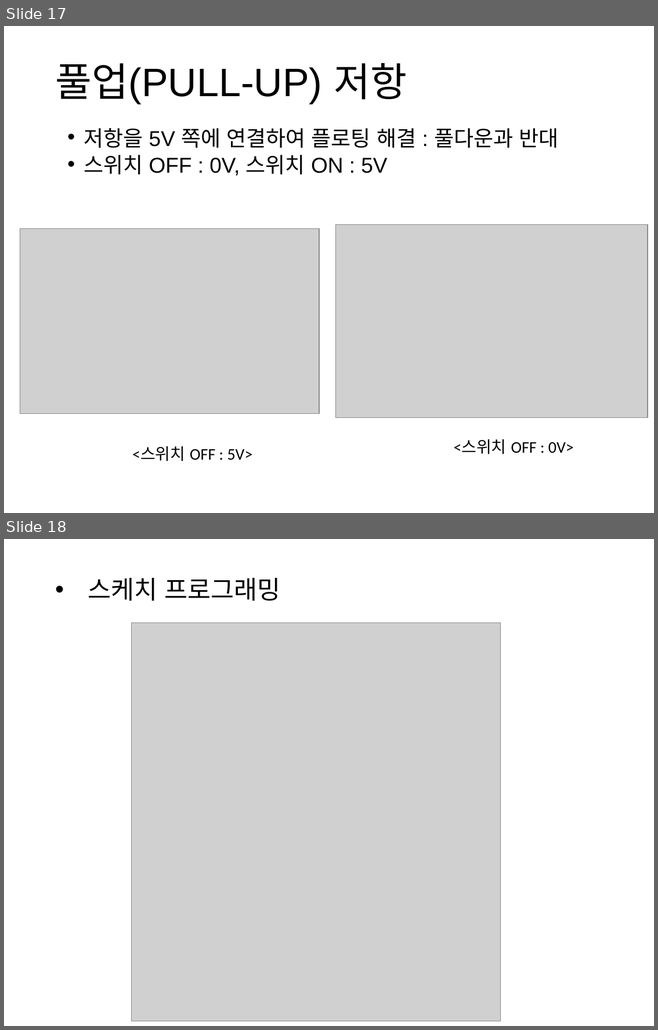
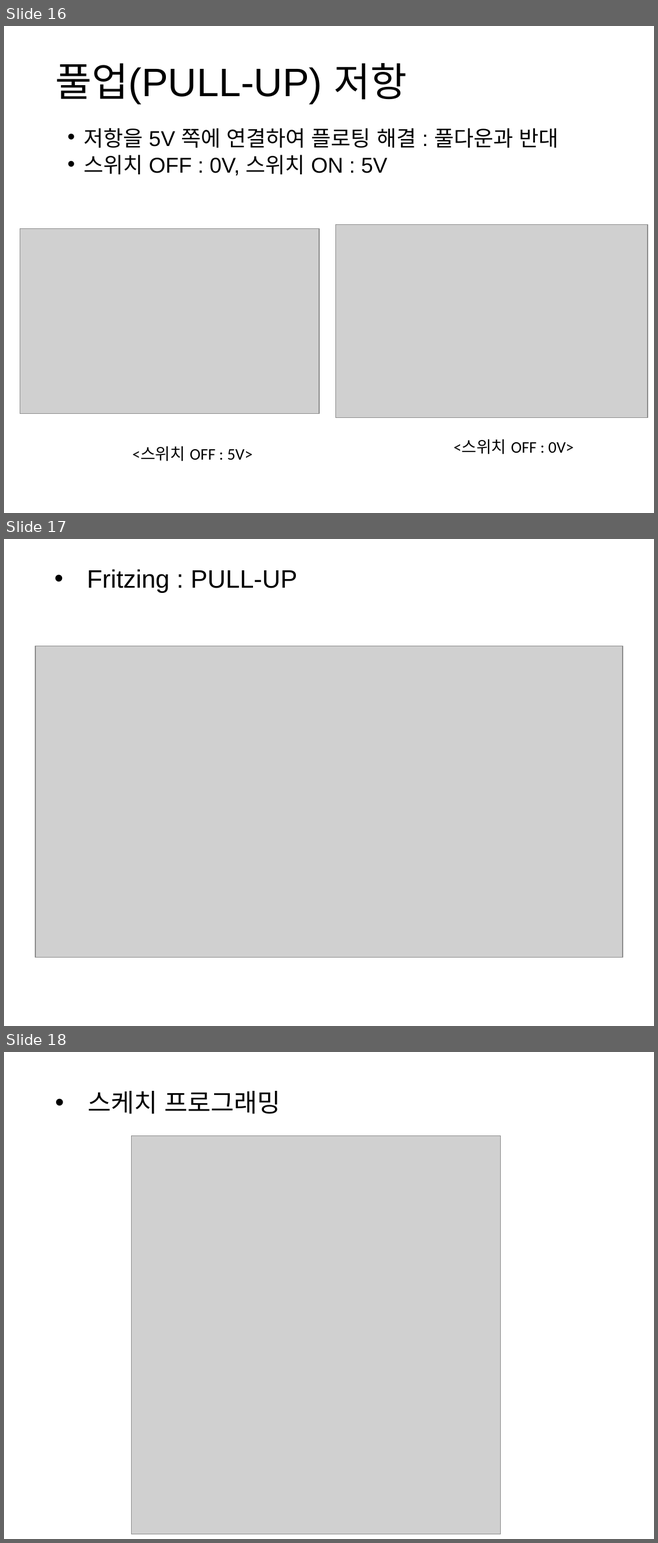
Before and after one commit to iot2019/Week04, a slide deck: Week04.pptx. Shown one above the other, each under a label of ours: slides 17 and 18 before the commit, slides 16, 17 and 18 after it. The pictures are 658x1030 and 658x1543 pixels, drawn with LibreOffice and Linux fonts; fonts in the diff are those of the drawing; grey boxes stand for pictures. Boxes give left, top, right and bottom in pixels: in the first picture for what was removed or moved away, otherwise in the second. Text is boxed around its words. In the diff, an @@ line names an element or a change of style, - is before the commit and + after.

Commit message:
PULL UP Fritz 추가

```diff
--- a/Week04.pptx
+++ b/Week04.pptx
@@ slide 17 added at [4,539,654,1026], background #FFFFFF @@
@@ title added at [87,569,297,593], 28 pt, text #000000 @@
+• Fritzing : PULL-UP
@@ picture added at [35,646,622,957] @@
@@ what was slide 17 is now slide 16 @@
```
Also in this commit, not shown: 3 slides changed, 1 slide removed.
